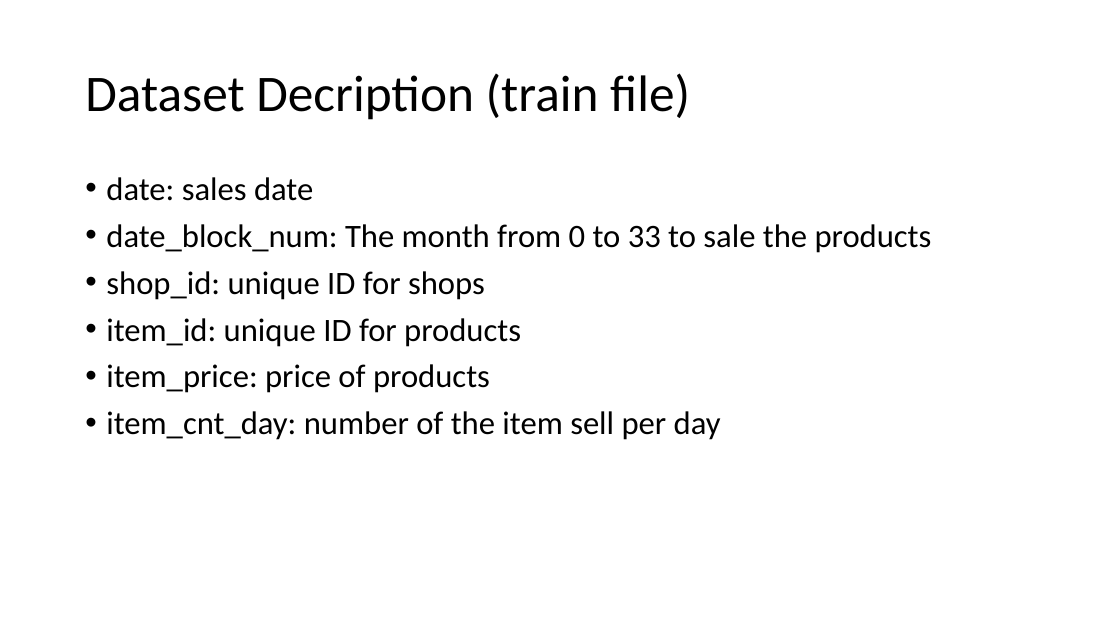
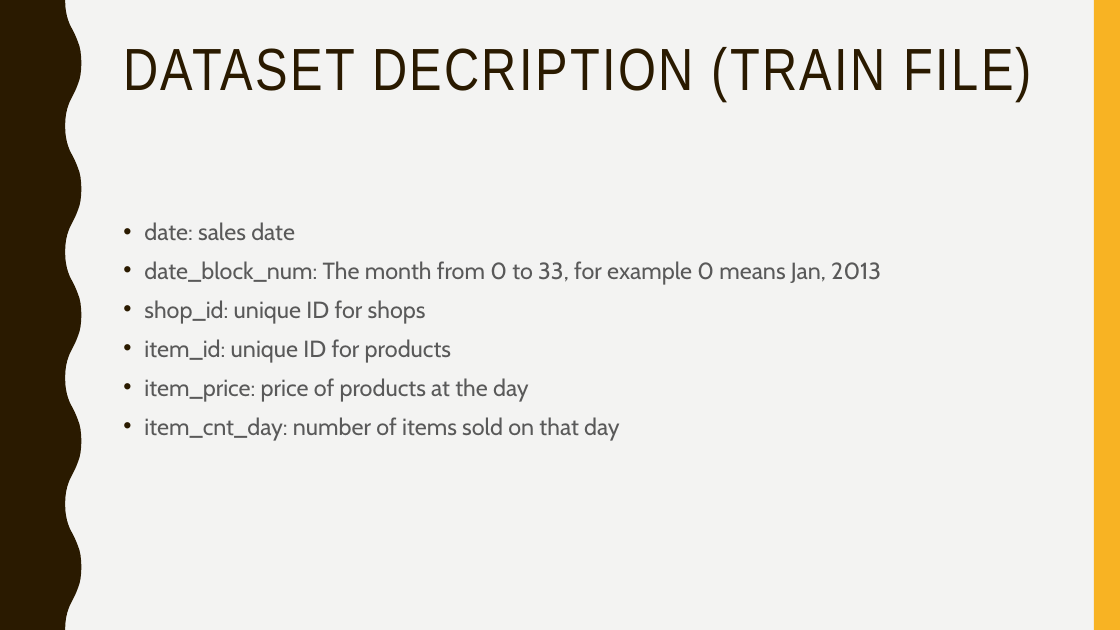
Before and after one commit to zex0023/Sale_Prediction, a slide deck: slide 4 of final_presentation.pptx. Drawn at 1120x630 pixels with LibreOffice and Linux fonts; fonts in the diff are those of the drawing. Boxes give left, top, right and bottom in pixels: in the first picture for what was removed or moved away, otherwise in the second. Text is boxed around its words. In the diff, an @@ line names an element or a change of style, - is before the commit and + after.

```diff
--- a/final_presentation.pptx
+++ b/final_presentation.pptx
@@ background #FFFFFF to #F3F3F2 @@
@@ freeform shape added at (x1=0, y1=0, x2=82, y2=630), fill #2A1A00 @@
@@ rectangle added at (x1=1094, y1=0, x2=1120, y2=630), fill #F8B323 @@
@@ title "DATASET DECRIPTION (TRAIN FILE)" at (x1=123, y1=47, x2=1032, y2=101): vertical alignment middle to top @@
@@ title at (x1=123, y1=47, x2=1032, y2=101): text changed; size 44 to 51 pt; font Calibri to Arial Narrow; text colour #000000 to #2A1A00 @@
-Dataset Decription (train file)
+DATASET DECRIPTION (TRAIN FILE)
@@ text "date: sales date" moved from (x1=106, y1=177, x2=932, y2=440) to (x1=144, y1=222, x2=881, y2=441) @@
@@ text at (x1=144, y1=222, x2=451, y2=363): size 28 to 20 pt, font Calibri to Cabin, text colour #000000 to #595959 in "date: sales date", "shop_id: unique ID for shops", "item_id: unique ID for products"; line spacing 0.9 to 1.1; less space between paragraphs @@
@@ text at (x1=144, y1=261, x2=881, y2=285): text changed; size 28 to 20 pt; font Calibri to Cabin; text colour #000000 to #595959 @@
-• date_block_num: The month from 0 to 33 to sale the products
+• date_block_num: The month from 0 to 33, for example 0 means Jan, 2013
@@ text at (x1=144, y1=378, x2=620, y2=441): text changed; size 28 to 20 pt; font Calibri to Cabin; text colour #000000 to #595959 @@
-• item_price: price of products
-• item_cnt_day: number of the item sell per day
+• item_price: price of products at the day
+• item_cnt_day: number of items sold on that day
```
Also in this commit, not shown: 5 other slides changed, 9 slides added, 5 slides removed, 3 other files.
